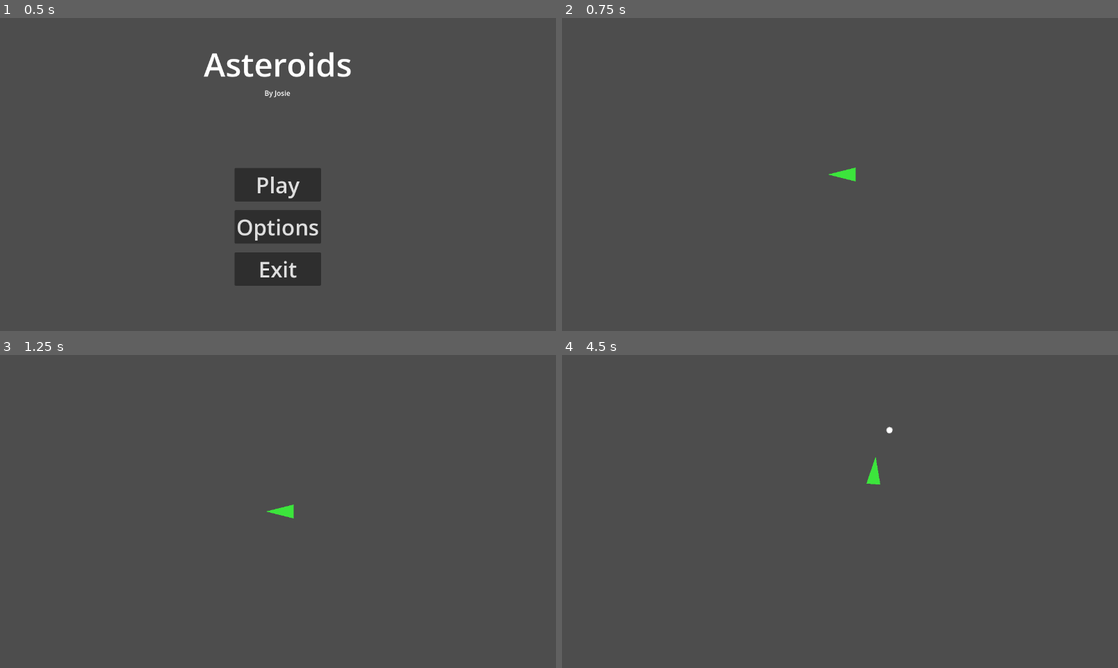
Above: before the commit, frames 1-4 (two rows, left to right).
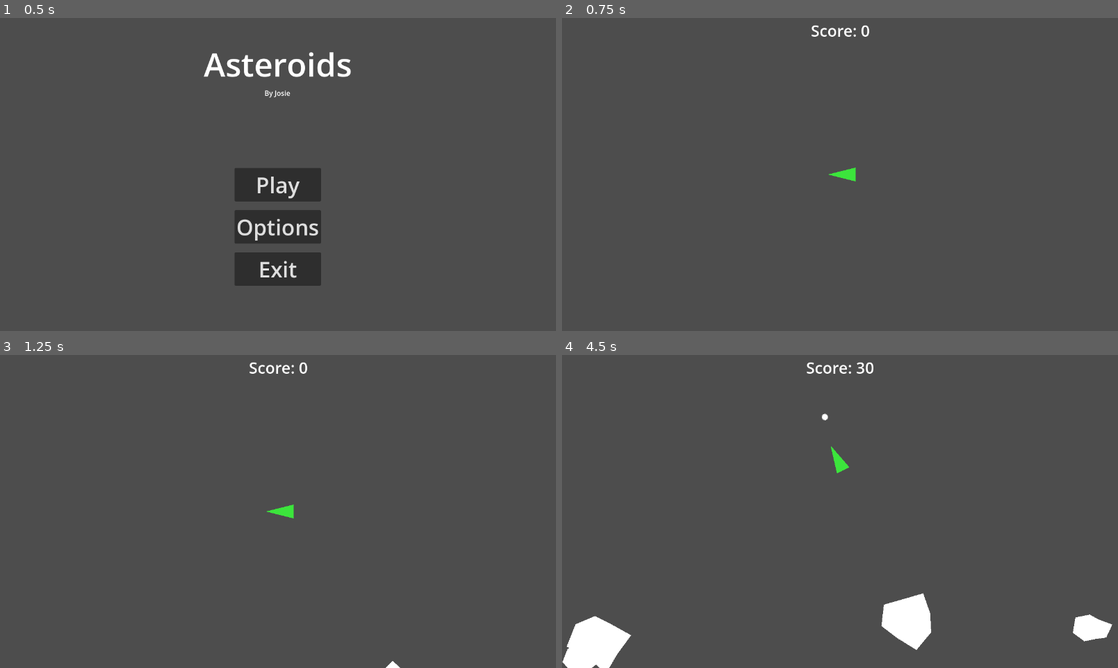
Above: after the commit, the same moments.

Repository: Josie5734/godot-asteroids-clone
Game: Godot game, scene res://scenes/main_menu/main_menu.tscn
Same seed, same stepped clock (60 frames per second), same inputs: the game is played once before the commit and once after it.
Inputs:
- Up to frame 1 (0.5 s): no input
- Up to frame 2 (0.75 s): click "Play" at 0.5 s
- Up to frame 3 (1.25 s): no input
- Up to frame 4 (4.5 s): tap Enter at 1.25 s; hold Right (turn_right) 1.28-2.03 s; tap Space (shoot) every 0.75 s from 1.35 to 4.35 s; hold Left (turn_left) 2.03-2.78 s; hold Right (turn_right) 2.78-3.53 s; hold W (accelerate) 3.53-4.28 s; hold Left (turn_left) from 4.28 s (still down)

Frame 1 is identical in both runs. In frame 2, 0.2% of the frame differs, in the area x 44-56%, y 2-6%; in frame 3, 0.2%; in frame 4, 3.4%, in the area x 0-99%, y 2-100%.

Commit message:
added basics of  score system and started on splitting asteroids

Diff:
--- a/scenes/asteroid/asteroid.gd
+++ b/scenes/asteroid/asteroid.gd
@@ -8,6 +8,11 @@
 
 @export var speed = int()
 @export var velocity = Vector2()
+
+var size = 3 # the size of the asteroid
+# 3 - big
+# 2 - medium
+# 1 - small
 
 var rotate_speed = randf_range(-0.3,0.3) # how fast to rotate
 
@@ -56,6 +61,6 @@
 # destroy the asteroid
 func destroy():
 	queue_free() # remove object
-	destroyed.emit()
+	destroyed.emit(size) # emit signal with the size of the asteroid
 	# right now just instantly deletes
 	# will be expanded with splitting and particles and sound and stuff
--- a/scenes/game/game.gd
+++ b/scenes/game/game.gd
@@ -1,19 +1,53 @@
 extends Node2D
 
-
+# asteroids
 @onready var asteroid_timer = %AsteroidTimer
 var asteroid_count = 0
-var asteroid_max = 10
+var asteroid_max = 5
+var asteroid_interval = 0.3
+const SIZES = { # dict of sizes for scaling asteroids
+	3: Vector2(1,1),
+	2: Vector2(0.6,0.6),
+	1: Vector2(0.3,0.3)
+}
 
+# ship
 @onready var ship = %Ship
 
 # for managing pause menu
 var pause_menu_scene = preload("res://scenes/pause_menu/pause_menu.tscn")
 var pause_instance = null
 
+# for managing game over menu
+var game_over_menu_scene = preload("res://scenes/game_over_menu/game_over_menu.tscn")
+var game_over_instance = null
+
+# score
+var score:int = 0 # player score
+var score_add = 30 # how many points to add when scoring
+var score_mult = 1 # score multiplier
+var mult_calc = 20 # get a time
+var score_bank = 0 # when lerping from scoreadded to score, store how many to add here
+@onready var score_label = %ScoreLabel
+
+
+func _ready() -> void:
+	ship.connect("ship_died",ship_died) # connect to the ships death signal
+
+
+func _physics_process(delta: float) -> void:
+	if score_bank > 0: # gradually increase the score value if there is score to add
+		gradual_score()
+
+
+# for when the ship dies
+func ship_died():
+	ship.visible = false
+	game_over() # load game over sequence
+
 
 # spawn a new asteroid
-func spawn_asteroid():
+func spawn_asteroid(size):
 	const ASTEROID  = preload("res://scenes/asteroid/asteroid.tscn")
 
 	var new_asteroid = ASTEROID.instantiate()
@@ -22,39 +56,52 @@
 	new_asteroid.speed = randi_range(20,40) # random speed
 	# movement direction is set as towards the ship at the time of spawning
 	new_asteroid.velocity =  Vector2(ship.global_position - new_asteroid.global_position).normalized()
-	get_tree().get_root().add_child(new_asteroid) # add to scene from root
+	new_asteroid.scale = SIZES[size] # set the size of the asteroid
+	new_asteroid.size = size # set the size variable in the script
+	add_child(new_asteroid) # add asteroid as child of game scene
 
 	asteroid_count += 1 # iterate counter
+
 
 	new_asteroid.connect("destroyed",_on_asteroid_destroyed) # connect to the asteroid destroyed signal
 
 
+# spawning asteroids from timer
 func _on_asteroid_timer_timeout() -> void:
 	if asteroid_count < asteroid_max: # if not at limit
-		spawn_asteroid() # create new asteroid
-	%AsteroidTimer.wait_time = 3 # reset timer
+		spawn_asteroid(3) # create new big asteroid
+	%AsteroidTimer.wait_time = asteroid_interval # reset timer
 
 
 # when asteroid is destroyed
-func _on_asteroid_destroyed():
-	asteroid_count -= 1 # remove 1 from asteroid count
+func _on_asteroid_destroyed(size):
+	# logic for splitting asteroids
+	if size == 3:
+		spawn_asteroid(2) # spawn 2 asteroids of size 2
+		spawn_asteroid(2)
+	elif size == 2:
+		spawn_asteroid(1) # spawn 2 asteroids of size 1
+		spawn_asteroid(1)
+	elif size == 1:
+		asteroid_count -= 1 # remove 1 from asteroid count
+
+	add_score() # add score
 
 
 # input for pause menu
 func _input(event: InputEvent) -> void:
 	if event.is_action_pressed("pause"): # if pausing
-		if pause_instance:
-			unpause()
-		else:
+		if not pause_instance:
 			pause()
 
 
-
+# pause menu functions
 func pause():
 	pause_instance = pause_menu_scene.instantiate() # load pause scene
 	pause_instance.global_position = get_viewport_rect().size / 2 # put in center
 	$".".add_child(pause_instance) # add to tree
 	pause_instance.connect("unpause",unpause) # connect to the signal for unpausing
+	pause_instance.connect("exit_button",go_to_main_menu)
 
 	get_tree().paused = true # pause the game
 
@@ -64,3 +111,62 @@
 		pause_instance.queue_free() # free it
 		pause_instance = null # reset
 		get_tree().paused = false # unpause game (should already be unpaused but just incase)
+
+
+# game over menu on being hit
+func game_over():
+	game_over_instance = game_over_menu_scene.instantiate() # load menu
+	game_over_instance.global_position = get_viewport_rect().size / 2 # center
+	$".".add_child(game_over_instance) # add to tree
+	game_over_instance.connect("restart",game_restart)
+	game_over_instance.connect("exit",go_to_main_menu)
+
+	# leaving out pausing on death so the asteroids and stuff keep just floating around
+	# just uncomment VVVV to add it back in, meun has unpause code and stuff already there
+	# get_tree().paused = true # pause the game
+
+
+# restart the game by reloading the game scene
+func game_restart():
+	if game_over_instance: # if game over menu exists
+		game_over_instance.queue_free() # free it
+		game_over_instance = null # reset value
+		get_tree().paused = false # unpause
+	get_tree().reload_current_scene()
+
+
+# exit to main menu
+func go_to_main_menu():
+		get_tree().change_scene_to_file("res://scenes/main_menu/main_menu.tscn") # switch to main menu scene
+
+
+
+
+
+# manage adding to score
+func add_score():
+	var local_mult_calc = Time.get_unix_time_from_system() # capture time from system
+	if floor(local_mult_calc) - floor(mult_calc) < 3: # if less than 5 seconds since last asteroid destroyed
+		score_mult += 0.1 # add to mult
+	else:
+		score_mult = 1 # reset mult
+	mult_calc = local_mult_calc # set time
+	score_bank = score_add * score_mult # add score to bank
+
+
+# lerp function to increase score - currently unused in favour of gradual func below
+# actually currently works in floats so ends up cutting numbers off and making them slightly smaller
+# not sure on whether or not i want to change this yet though it adds a bit of interest to the score numbers
+#func lerp_score():
+#	var value = lerpf(score_bank,0,0.9) # get the value to add
+#	print(value)
+#	score += value # add it
+#	score_bank -= value # decrease from bank
+#	score_label.text = "Score: " + str(score) # update score label
+
+# gradually increase the score by 1 until the banked score is depleted
+# to create a smooth increase of the score counter
+func gradual_score():
+	score += 1
+	score_bank -= 1
+	score_label.text = "Score: " + str(score) # update score label
--- a/scenes/game/game.tscn
+++ b/scenes/game/game.tscn
@@ -18,7 +18,7 @@
 
 [node name="AsteroidTimer" type="Timer" parent="." unique_id=456311469]
 unique_name_in_owner = true
-wait_time = 5.0
+wait_time = 0.495
 autostart = true
 
 [node name="AsteroidSpawnPath" type="Path2D" parent="." unique_id=121683794]
@@ -28,4 +28,29 @@
 position = Vector2(-81, -67)
 rotation = 0.0006958941
 
+[node name="UI" type="Control" parent="." unique_id=1456760570]
+layout_mode = 3
+anchors_preset = 14
+anchor_top = 0.5
+anchor_right = 1.0
+anchor_bottom = 0.5
+grow_horizontal = 2
+grow_vertical = 2
+mouse_filter = 2
+
+[node name="CenterContainer" type="CenterContainer" parent="UI" unique_id=1004074063]
+layout_mode = 0
+offset_left = 1.0
+offset_top = -1.0
+offset_right = 1281.0
+offset_bottom = 60.5
+
+[node name="ScoreLabel" type="Label" parent="UI/CenterContainer" unique_id=663541369]
+unique_name_in_owner = true
+layout_mode = 2
+size_flags_horizontal = 3
+theme_override_font_sizes/font_size = 36
+text = "Score: 0"
+horizontal_alignment = 1
+
 [connection signal="timeout" from="AsteroidTimer" to="." method="_on_asteroid_timer_timeout"]
--- /dev/null
+++ b/scenes/game_over_menu/game_over_menu.gd
@@ -0,0 +1,13 @@
+extends Control
+
+signal restart
+signal exit
+
+func _on_restart_pressed() -> void:
+	get_tree().paused = false # unpause
+	restart.emit() # send signal for restarting game
+
+
+func _on_exit_pressed() -> void:
+	get_tree().paused = false # unpause for main menu to work
+	exit.emit() # send signal for going to main menu
--- /dev/null
+++ b/scenes/game_over_menu/game_over_menu.tscn
@@ -0,0 +1,53 @@
+[gd_scene format=3 uid="uid://dvasit1v2ktg5"]
+
+[ext_resource type="Script" uid="uid://btk2668ibe1as" path="res://scenes/game_over_menu/game_over_menu.gd" id="1_7rk3r"]
+
+[node name="GameOver_Menu" type="Control" unique_id=1924056902]
+process_mode = 3
+layout_mode = 3
+anchors_preset = 15
+anchor_right = 1.0
+anchor_bottom = 1.0
+grow_horizontal = 2
+grow_vertical = 2
+size_flags_horizontal = 3
+size_flags_vertical = 3
+script = ExtResource("1_7rk3r")
+
+[node name="MenuVBox" type="VBoxContainer" parent="." unique_id=877391710]
+layout_mode = 1
+anchors_preset = 15
+anchor_right = 1.0
+anchor_bottom = 1.0
+grow_horizontal = 2
+grow_vertical = 2
+
+[node name="GameOverLabel" type="Label" parent="MenuVBox" unique_id=1942206461]
+layout_mode = 2
+theme_override_font_sizes/font_size = 130
+text = "Game Over"
+horizontal_alignment = 1
+
+[node name="ButtonCenterContainer" type="CenterContainer" parent="MenuVBox" unique_id=1810144031]
+layout_mode = 2
+size_flags_vertical = 3
+
+[node name="ButtonContainer" type="VBoxContainer" parent="MenuVBox/ButtonCenterContainer" unique_id=1468830630]
+layout_mode = 2
+theme_override_constants/separation = 30
+alignment = 1
+
+[node name="Restart" type="Button" parent="MenuVBox/ButtonCenterContainer/ButtonContainer" unique_id=777075323]
+layout_mode = 2
+size_flags_vertical = 3
+theme_override_font_sizes/font_size = 60
+text = "Restart"
+
+[node name="Exit" type="Button" parent="MenuVBox/ButtonCenterContainer/ButtonContainer" unique_id=1814786156]
+layout_mode = 2
+size_flags_vertical = 3
+theme_override_font_sizes/font_size = 60
+text = "Exit To Menu"
+
+[connection signal="pressed" from="MenuVBox/ButtonCenterContainer/ButtonContainer/Restart" to="." method="_on_restart_pressed"]
+[connection signal="pressed" from="MenuVBox/ButtonCenterContainer/ButtonContainer/Exit" to="." method="_on_exit_pressed"]
--- a/scenes/pause_menu/pause_menu.gd
+++ b/scenes/pause_menu/pause_menu.gd
@@ -1,6 +1,7 @@
 extends Control
 
 signal unpause
+signal exit_button
 
 func _on_resume_pressed() -> void:
 	get_tree().paused = false
@@ -12,4 +13,12 @@
 
 
 func _on_exit_pressed() -> void:
-	print("exit")
+	get_tree().paused = false # unpause for main menu to work
+	exit_button.emit() # send signal for going to main menu
+
+
+func _input(event: InputEvent) -> void:
+	if event.is_action_pressed("pause"): # send unpause signal for ESC press
+		# get_tree().paused = false
+		get_viewport().set_input_as_handled() # set the input as handled so game.gd doesnt take it aswell
+		unpause.emit() # send unpaused signal
--- a/scenes/ship/ship.gd
+++ b/scenes/ship/ship.gd
@@ -8,7 +8,7 @@
 var thrust := 5 # speed
 var max_speed := 30 # speed cap
 var drag := .08 # higher = less drag
-var turn_speed := 3 # turning speed
+var turn_speed := 2 # turning speed
 var screen_wrap_offset :=  40 # how much the ship can go offscreen before being wrapped
 
 
Not shown, added: scenes/game_over_menu/game_over_menu.gd.uid
